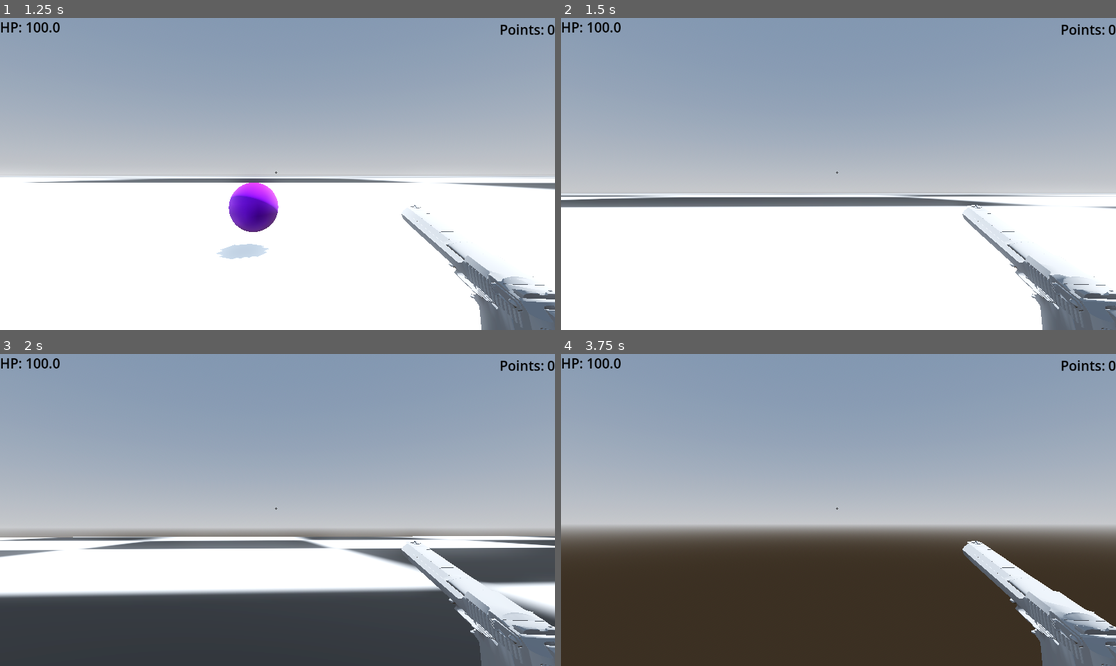
Above: before the commit, frames 1-4 (two rows, left to right).
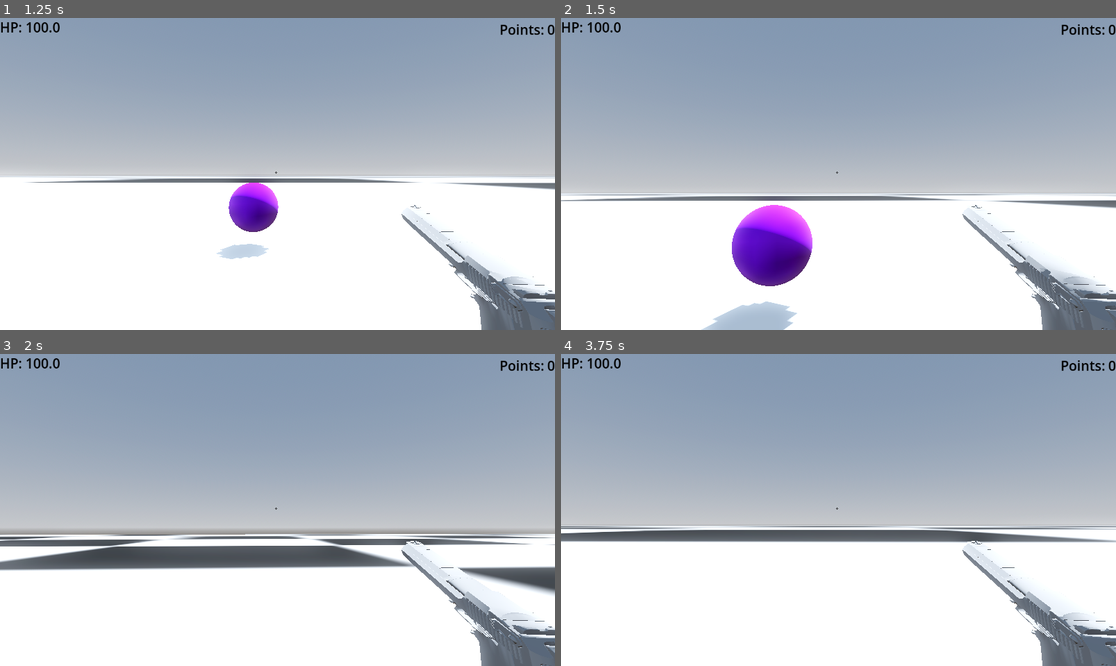
Above: after the commit, the same moments.

Repository: Lrcoder401/3dgameeeee-lukas
Game: Godot game, scene res://Main_menu.tscn
Two runs of this game, one before a commit and one after it. Both use one fixed random seed, a clock stepped at 60 frames per second and the inputs below.
Inputs (mouse positions are in pixels of both pictures, inside the frame that each line leads up to):
- Up to frame 1 (1.25 s): click "PLAY" at 0.5 s
- Up to frame 2 (1.5 s): tap Enter at 1.25 s; move the mouse to (866, 174) at 1.27 s; hold W (move_forward) from 1.28 s (still down); tap Shift (shoot) at 1.35 s
- Up to frame 3 (2 s): keep holding W (move_forward); tap Space (ui_select) at 1.52 s
- Up to frame 4 (3.75 s): keep holding W (move_forward); move the mouse to (810, 510) at 2.02 s; tap J at 2.1, 3.6 s; tap Space (ui_select) at 2.27 s; move the mouse to (849, 503) at 2.77 s; tap Shift (shoot) at 2.85 s; move the mouse to (832, 516) at 3.52 s

Frame 1 is identical in both runs. In frame 2, 7.3% of the frame differs, in the area x 0-100%, y 56-100%; in frame 3, 31%; in frame 4, 41%, in the area x 0-100%, y 55-100%.

Commit message:
change speeds

Diff:
--- a/player.gd
+++ b/player.gd
@@ -46,16 +46,16 @@
 
 		var movement = Vector3()
 		var input = Input.get_action_strength("move_forward")
-		movement += input * basis.z * -3000.0 * delta
+		movement += input * basis.z * -300.0 * delta
 
 		input = Input.get_action_strength("move_backward")
-		movement += input * basis.z * 3000.0 * delta
+		movement += input * basis.z * 300.0 * delta
 
 		input = Input.get_action_strength("move_left")
-		movement += input * basis.x * -3000.0 * delta
+		movement += input * basis.x * -300.0 * delta
 
 		input = Input.get_action_strength("move_right")
-		movement += input * basis.x * 3000.0 * delta
+		movement += input * basis.x * 300.0 * delta
 
 		velocity.x = movement.x
 		velocity.z = movement.z
